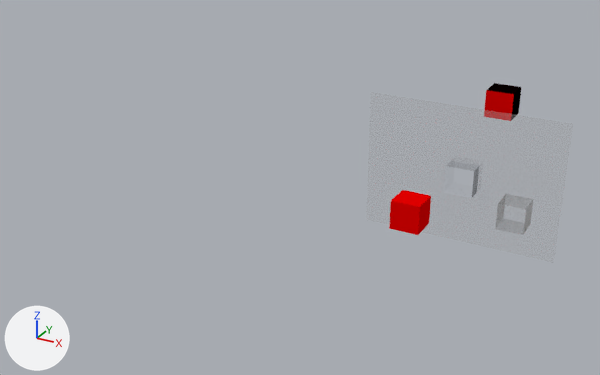
Renders of the Blender file Materials/cache-legacy.blend from each side of a commit.
Both versions are drawn from a 50 mm camera at (15.6, -51.9, 22.4) aimed at (-11.5, -2.5, -2.2). Every picture has the same lights, and +X, +Y and +Z are marked at lower left.
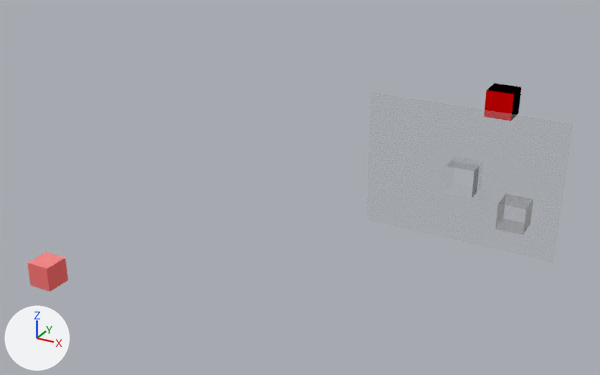
Commit message: Fixed legacy materials file

Location of each change, (x1, y1, x2, y2) in pixels of the pictures (600 x 375 px):
```json
{"object": "Cube.002", "change": "recoloured, moved", "before": [389, 190, 431, 235], "after": [27, 252, 68, 292]}
```

Edits to the scene script, one JSON object a line:
```json
{"op": "add", "block": "ng_axongroup", "code": ["ng_axongroup = bpy.data.node_groups.new('AxonGroup', 'ShaderNodeTree')", "# nodes: BsdfDiffuse, Group", "# colours: white #e7e7e7"]}
{"op": "add", "block": "ng_shadegroup", "code": ["ng_shadegroup = bpy.data.node_groups.new('ShadeGroup', 'ShaderNodeTree')", "# nodes: BsdfDiffuse, LayerWeight, MixShader"]}
{"op": "add", "block": "ng_opacitygroup", "code": ["ng_opacitygroup = bpy.data.node_groups.new('OpacityGroup', 'ShaderNodeTree')", "# nodes: BsdfTransparent, MixShader"]}
{"op": "remove", "block": "mat_axonmaterial", "code": "n1 = _N.new('ShaderNodeBsdfDiffuse'); n1.name = 'Diffuse BSDF'"}
{"op": "add", "block": "mat_axonmaterial", "code": "n3 = _N.new('ShaderNodeGroup'); n3.name = 'Group.001'"}
{"op": "add", "block": "mat_axonmaterial", "code": "n3.node_tree = ng_axongroup"}
{"block": "mat_axonmaterial", "where": "n2 = _N.new('ShaderNodeRGB'); n2.name = 'RGB'"}
{"block": "mat_axonmaterial", "where": "n0 = _N.new('ShaderNodeOutputMaterial'); n0.name = 'Material Output'"}
{"op": "remove", "block": "mat_axonmaterial", "code": "_L.new(n1.outputs[0], n0.inputs[0])  # 'BSDF' to 'Surface'"}
{"op": "remove", "block": "mat_axonmaterial", "code": "_L.new(n2.outputs[0], n1.inputs[0])  # 'Color' to 'Color'"}
{"op": "set", "path": "n2.outputs[0].default_value", "old": "(0.8, 0.0, 0.0, 1.0)", "new": "(1.0, 0.00503, 0.0, 1.0)", "note": "'Color', red #e70000 -> 'Color', red #ff1000"}
{"op": "add", "block": "mat_axonmaterial", "code": "_L.new(n3.outputs[0], n0.inputs[0])  # 'Shader' to 'Surface'"}
{"op": "add", "block": "mat_axonmaterial", "code": "_L.new(n2.outputs[0], n3.inputs[0])  # 'Color' to 'Color'"}
{"op": "set", "path": "ob_cube_002.location", "old": "(-1.79, -5.19, -0.93)", "new": "(-28.81, -11.64, -9.53)"}
```
